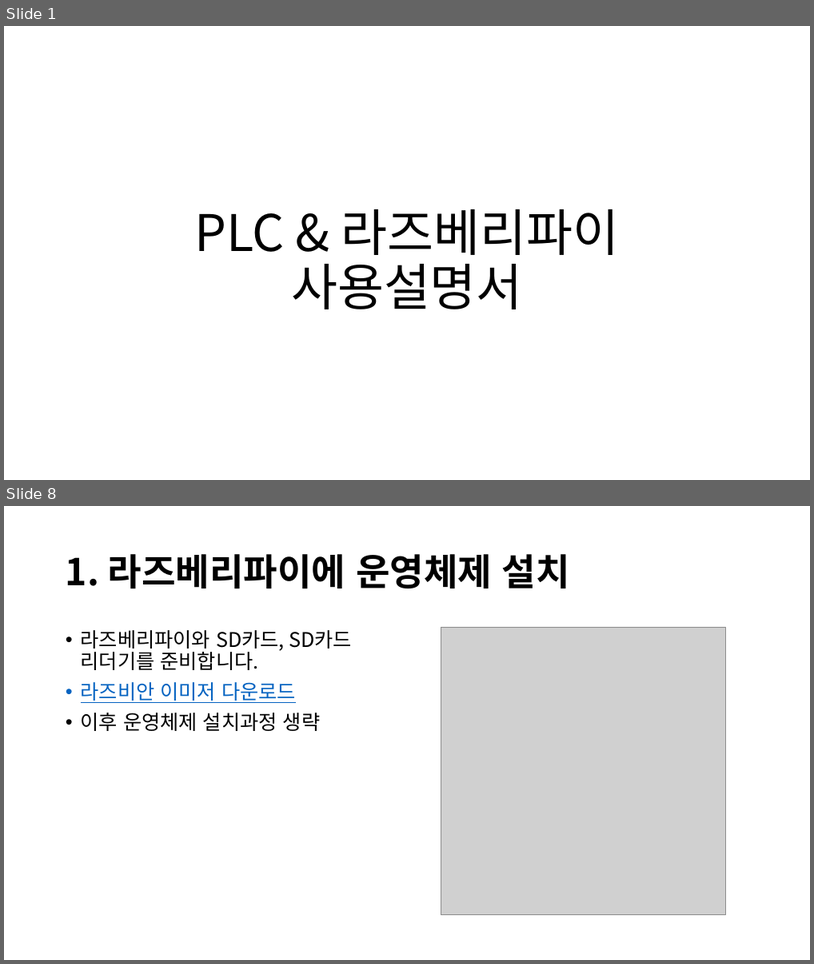
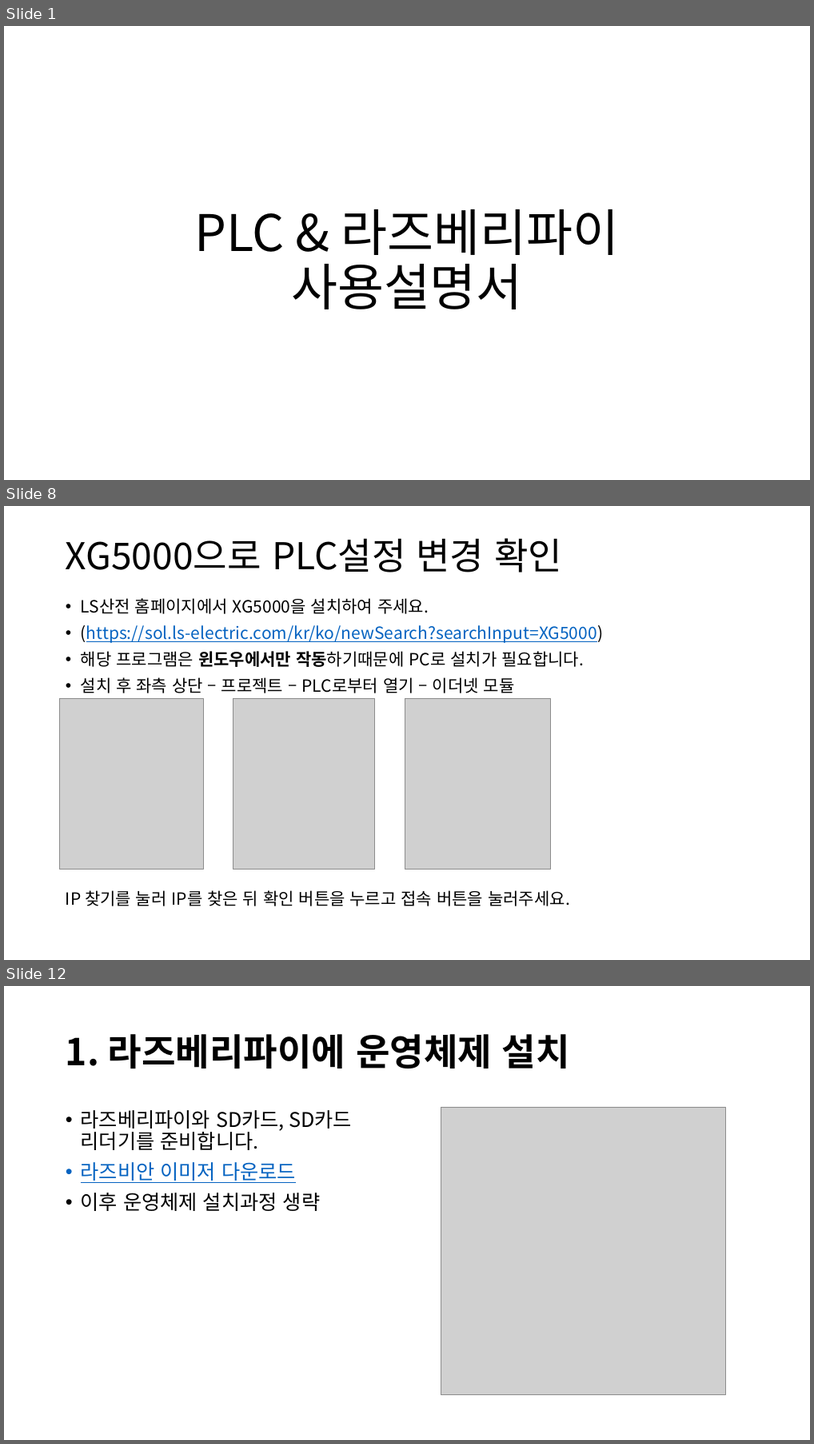
Before and after one commit to HanSol1140/PLC_Voltage, a slide deck: PLC & 라즈베리파이 서버.pptx. Shown one above the other, each under a label of ours: slides 1 and 8 before the commit, slides 1, 8 and 12 after it; the slides between them are not shown. The pictures are 814x964 and 814x1444 pixels, drawn with LibreOffice and Linux fonts; fonts in the diff are those of the drawing; grey boxes stand for pictures. Boxes give left, top, right and bottom in pixels: in the first picture for what was removed or moved away, otherwise in the second. Text is boxed around its words. In the diff, an @@ line names an element or a change of style, - is before the commit and + after.

```diff
--- a/PLC & 라즈베리파이 서버.pptx
+++ b/PLC & 라즈베리파이 서버.pptx
@@ slide 8 added at [4, 506, 810, 960], background #FFFFFF @@
@@ title added at [66, 538, 562, 572], 44 pt, text #000000 @@
+XG5000으로 PLC설정 변경 확인
@@ text added at [66, 598, 604, 906], 20 pt, text #000000 @@
+• LS산전 홈페이지에서 XG5000을 설치하여 주세요.
+• (https://sol.ls-electric.com/kr/ko/newSearch?searchInput=XG5000)
+• 해당 프로그램은 윈도우에서만 작동하기때문에 PC로 설치가 필요합니다.
+• 설치 후 좌측 상단 – 프로젝트 – PLC로부터 열기 – 이더넷 모듈
+IP 찾기를 눌러 IP를 찾은 뒤 확인 버튼을 누르고 접속 버튼을 눌러주세요.
@@ picture added at [60, 698, 204, 869] @@
@@ picture added at [234, 698, 375, 869] @@
@@ picture added at [405, 698, 551, 869] @@
@@ what was slide 8 is now slide 12 @@
```
Also in this commit, not shown: 6 slides changed, 4 other slides added, 1 slide removed, 1 other file.
